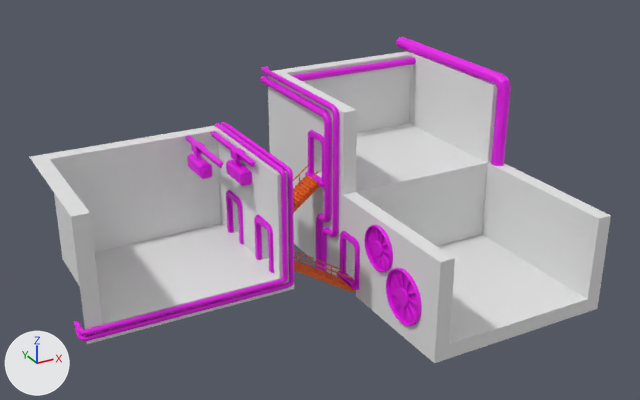
The FBX model Assets/Art/Models/Buildings/building.fbx as it was, and as the next commit left it.
One viewpoint serves both versions: a 50 mm camera at (-31.4, -60.5, 38.2) aimed at (1.2, -1.2, 8.5). The axes (+X, +Y, +Z) are drawn at lower left. The lights are the same throughout. Where no turn or scale is listed for an object, it has been applied to the vertices.

The first picture shows 'Map Design'.
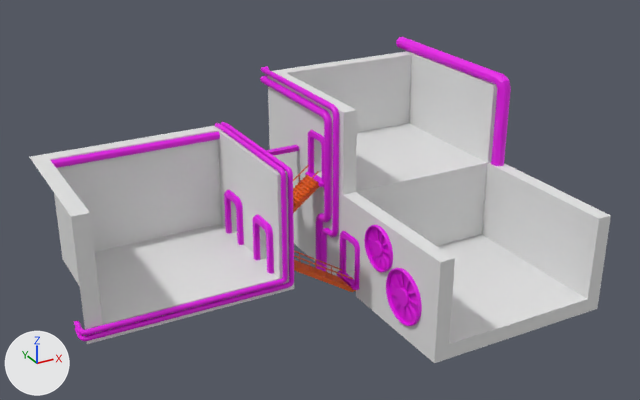
Pixel boxes [x1, y1, x2, y2] of what changed, in the pictures (640 x 400 px; the box of a moved part takes in the faces that stretch with it):
part 1 of me_cube_026, moved or reshaped
    before: [292, 58, 416, 81]
    after: [51, 132, 220, 168]
part 2 of me_cube_026, added
    after: [266, 145, 299, 156]
part 3 of me_cube_026, deleted (pink)
    before: [185, 131, 255, 186]
part 4 of me_cube_026, moved or reshaped
    before: [226, 190, 274, 273]
    after: [224, 190, 274, 274]

Edits to the bpy script that builds the scene:
```text
Change me_cube_026:
    used by ob_map_design; location = (0.0, 0.0, 0.0)
    remove me_cube_026.from_pydata(...)  # 5004 vertices, 4231 faces; spans x -20.5..20.0, y -15.2..14.5, z 0.0..16.9
    add me_cube_026.from_pydata(...)  # 4774 vertices, 4004 faces; spans x -20.5..20.0, y -15.2..14.5, z 0.0..16.9
    me_cube_026 part 1: the loose piece of 18 vertices spanning x 4.6..18.7, y 10.8..11.3, z 14.9..15.6 is moved by (-23.3, -5.0, -2.3)
    me_cube_026 part 2: a new loose piece of 16 vertices spanning x -3.3..3.4, y 6.5..7.1, z 9.9..10.4, in mat_props (pink #e701e7)
    me_cube_026 part 3: 8 loose pieces with 440 vertices, spanning x -7.9..-4.6, y -1.8..6.3, z 10.8..13.3, are deleted
    me_cube_026 part 4: 80 vertices moved from x -4.8..-4.7, y -4.2..4.7, z 4.5..8.6 to x -5.0..-4.8, y -4.2..4.7, z 4.5..8.6; 119 vertices removed from x -4.8..-4.4, y -4.2..4.7, z 4.5..8.6; 131 vertices added at x -5.0..0.1, y -4.2..7.1, z 4.5..9.0
```
